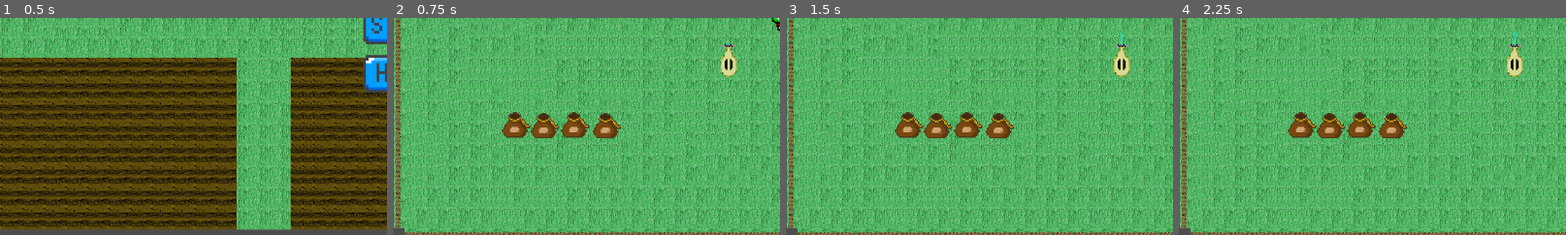
Above: before the commit, frames 1-4 (left to right).
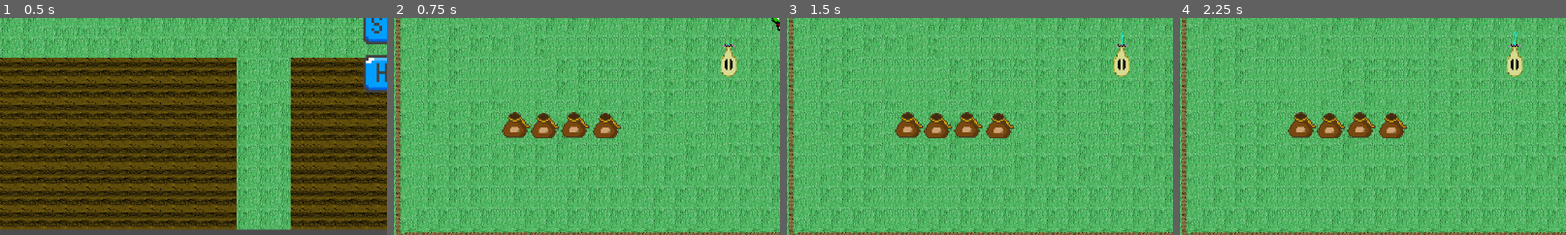
Above: after the commit, the same moments.

Repository: Bratah123/NewYearNewSkillsJam
Game: Godot game, scene res://game/main_menu.tscn
The game is run twice, just before and just after one commit, with the same random seed, the same clock (stepped at 60 frames per second) and the same inputs.
Inputs (mouse positions are % of the whole screen's width and height, from its top left):
- Up to frame 1 (0.5 s): no input
- Up to frame 2 (0.75 s): click (52, 52) at 0.5 s
- Up to frame 3 (1.5 s): tap Enter at 1.25 s; move the mouse to (72, 45) at 1.27 s; hold D (right) from 1.28 s (still down); click (72, 45) at 1.35 s
- Up to frame 4 (2.25 s): move the mouse to (30, 55) at 2.02 s; release D (right) at 2.03 s; hold S (down) from 2.03 s (still down); click (30, 55) at 2.1 s
The pictures show only the part of the screen within x 0-50%, y 50-100%; the shares and areas given below are measured in that part.

Frame 1 is identical in both runs. In frame 2, less than 0.1% of the frame differs, in the area x 0-4%, y 96-100%; in frame 3, less than 0.1%; in frame 4, less than 0.1%.

Commit message:
FEAT: add radish and fix bottom left fence

Diff:
--- a/game/game.tscn
+++ b/game/game.tscn
@@ -13,6 +13,7 @@
 [ext_resource type="Texture2D" uid="uid://duji0cpyr2ikg" path="res://assets/fence_right_tile.png" id="7_8mo4i"]
 [ext_resource type="Texture2D" uid="uid://hujtvlhe67ky" path="res://assets/fence_top_tile.png" id="8_8mqu2"]
 [ext_resource type="Texture2D" uid="uid://dt6neqs1kqvx1" path="res://assets/fence_top_left_tile.png" id="9_5f0ro"]
+[ext_resource type="Texture2D" uid="uid://c4g63sggw0yq2" path="res://assets/fence_bottom_left_tile.png" id="10_0bfxu"]
 
 [sub_resource type="TileSetAtlasSource" id="TileSetAtlasSource_kcvnk"]
 texture = ExtResource("1_7cpqq")
@@ -154,6 +155,23 @@
 0:1/0 = 0
 0:1/0/physics_layer_0/linear_velocity = Vector2(0, 0)
 0:1/0/physics_layer_0/angular_velocity = 0.0
+1:1/0 = 0
+1:1/0/physics_layer_0/linear_velocity = Vector2(0, 0)
+1:1/0/physics_layer_0/angular_velocity = 0.0
+
+[sub_resource type="TileSetAtlasSource" id="TileSetAtlasSource_kq84u"]
+texture = ExtResource("10_0bfxu")
+0:0/0 = 0
+0:0/0/physics_layer_0/linear_velocity = Vector2(0, 0)
+0:0/0/physics_layer_0/angular_velocity = 0.0
+0:0/0/physics_layer_0/polygon_0/points = PackedVector2Array(-8, -8, 8, -8, 8, 8, -8, 8)
+1:0/0 = 0
+1:0/0/physics_layer_0/linear_velocity = Vector2(0, 0)
+1:0/0/physics_layer_0/angular_velocity = 0.0
+0:1/0 = 0
+0:1/0/physics_layer_0/linear_velocity = Vector2(0, 0)
+0:1/0/physics_layer_0/angular_velocity = 0.0
+0:1/0/physics_layer_0/polygon_0/points = PackedVector2Array(-8, -8, 8, -8, 8, 8, -8, 8)
 1:1/0 = 0
 1:1/0/physics_layer_0/linear_velocity = Vector2(0, 0)
 1:1/0/physics_layer_0/angular_velocity = 0.0
@@ -169,6 +187,7 @@
 sources/6 = SubResource("TileSetAtlasSource_vp16c")
 sources/7 = SubResource("TileSetAtlasSource_rtokd")
 sources/8 = SubResource("TileSetAtlasSource_gs8hq")
+sources/9 = SubResource("TileSetAtlasSource_kq84u")
 
 [node name="Game" type="Node2D"]
 
@@ -176,7 +195,7 @@
 position = Vector2(1, -2)
 tile_set = SubResource("TileSet_7eoc6")
 format = 2
-layer_0/tile_data = PackedInt32Array(0, 8, 0, 65536, 3, 0, 1 …(52738 unchanged characters)…  0, 2424903, 65538, 0, 2293830, 65538, 0)
+layer_0/tile_data = PackedInt32Array(0, 8, 0, 65536, 3, 0, 1 …(52738 unchanged characters)…  0, 2424903, 65538, 0, 2293830, 65538, 0, 2621440, 9, 1)
 
 [node name="WateringCan" parent="." instance=ExtResource("3_dhshf")]
 position = Vector2(499, 393)
--- a/game/main_menu.tscn
+++ b/game/main_menu.tscn
@@ -104,6 +104,7 @@
 
 [node name="Help" type="TextureButton" parent="Control"]
 texture_filter = 1
+layout_mode = 0
 offset_left = -36.0
 offset_top = 130.0
 offset_right = -8.0
Binary file added: assets/radish.png
Not shown, added: assets/radish.png.import
Not shown: 1 places in game/game.tscn that only renumber resources
Not shown: 1 places in game/main_menu.tscn that only renumber resources
Not shown, added: assets/fence_bottom_left_tile-20240109-164859.piskel
Not shown, added: assets/piskel/radish-20240110-110724.piskel
